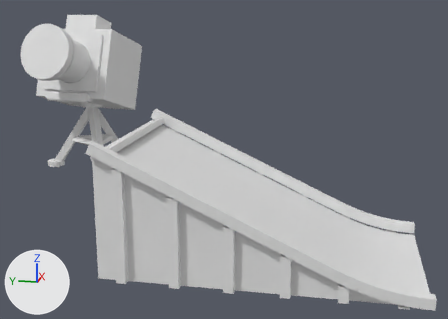
One commit to the glTF model src/models/memojo.glb: the scene before it, then after it.
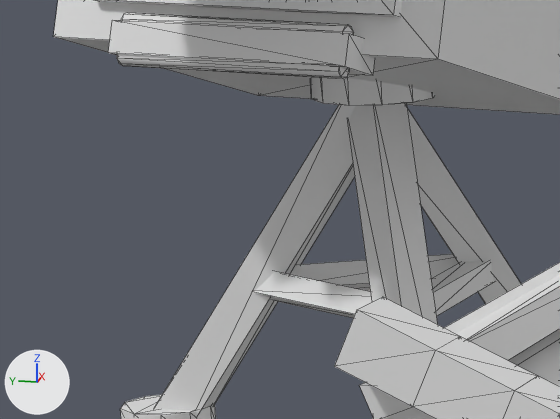
Old and new are each drawn whole from a 50 mm camera at (-8.76, -3.07, 3.2) aimed at (0.71, -1.17, 0.83) and again close up on the part from 6% to 28% of the width and 28% to 51% of the height. Arrows for +X, +Y and +Z are at lower left; the lights stay in place. The older version's two pictures come first. The close-ups show mesh edges as thin lines. Vertices at exactly the same position are counted once.

Names of what the first close-up shows: 'dark_body', 'dark_lip', 'dark_slot', 'frame_deck', 'frame_rib', 'frame_roller', 'frame_tripod'.
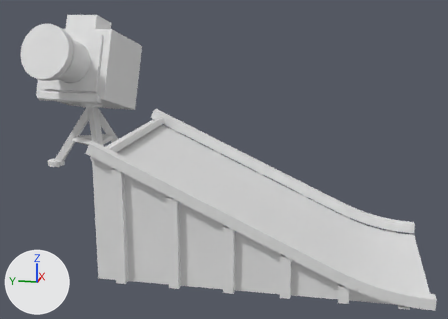
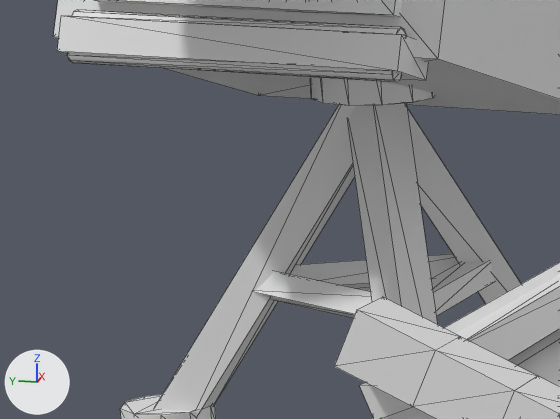
Commit message: tweak: bigger memojo photo + upside-down

What differs and where, as boxes [x1, y1, x2, y2] in the close-ups (560 x 419 px):
'dark_slot', reshaped (39% wider, 14% taller): before [108, 20, 375, 76]; after [57, 16, 429, 80]
'frame_roller', reshaped (43% wider, 9% taller): before [117, 13, 354, 79]; after [67, 10, 407, 82]

Patch to the scene script:
```diff
--- a/src/models/memojo.glb.py
+++ b/src/models/memojo.glb.py
@@ me_dark_slot @@
 # used by ob_dark_slot; location = (0.0, 0.0, 0.0)
-me_dark_slot.from_pydata(...)  # 8 vertices, 12 faces; spans x 1.96..2.298, y 1.622..2.561, z 1.462..1.619
-me_dark_slot.vertices[0].co = (2.12, 1.627, 1.462)  # pixel (373, 75)
-me_dark_slot.vertices[1].co = (2.153, 1.622, 1.567)
-me_dark_slot.vertices[2].co = (1.96, 1.653, 1.514)  # pixel (345, 66)
-me_dark_slot.vertices[3].co = (1.993, 1.647, 1.619)  # pixel (349, 33)
-me_dark_slot.vertices[4].co = (2.266, 2.535, 1.462)
-me_dark_slot.vertices[5].co = (2.298, 2.53, 1.567)
-me_dark_slot.vertices[6].co = (2.106, 2.561, 1.514)  # pixel (108, 52)
-me_dark_slot.vertices[7].co = (2.138, 2.556, 1.619)  # pixel (112, 20)
+me_dark_slot.from_pydata(...)  # 8 vertices, 12 faces; spans x 1.922..2.336, y 1.423..2.759, z 1.456..1.625
+# me_dark_slot part 1
+me_dark_slot.vertices[0].co = (2.092, 1.429, 1.456)  # pixel (426, 80)
+me_dark_slot.vertices[1].co = (2.128, 1.423, 1.571)
+me_dark_slot.vertices[2].co = (1.922, 1.456, 1.51)  # pixel (397, 71)
+me_dark_slot.vertices[3].co = (1.958, 1.45, 1.625)  # pixel (401, 34)
+me_dark_slot.vertices[4].co = (2.3, 2.732, 1.456)
+me_dark_slot.vertices[5].co = (2.336, 2.727, 1.571)
+me_dark_slot.vertices[6].co = (2.131, 2.759, 1.51)  # pixel (57, 51)
+me_dark_slot.vertices[7].co = (2.167, 2.754, 1.625)  # pixel (61, 15)
@@ me_frame_roller @@
 # used by ob_frame_roller; location = (0.0, 0.0, 0.0)
-me_frame_roller.from_pydata(...)  # 40 vertices, 72 faces; spans x 1.969..2.205, y 1.665..2.531, z 1.467..1.641
+me_frame_roller.from_pydata(...)  # 40 vertices, 72 faces; spans x 1.937..2.237, y 1.468..2.728, z 1.467..1.641
+# me_frame_roller part 2: the whole mesh is multiplied about its middle by the matrix ((1.012, 0.073, 0.0), (0.073, 1.454, 0.0), (0.0, 0.0, 1.0))
```
